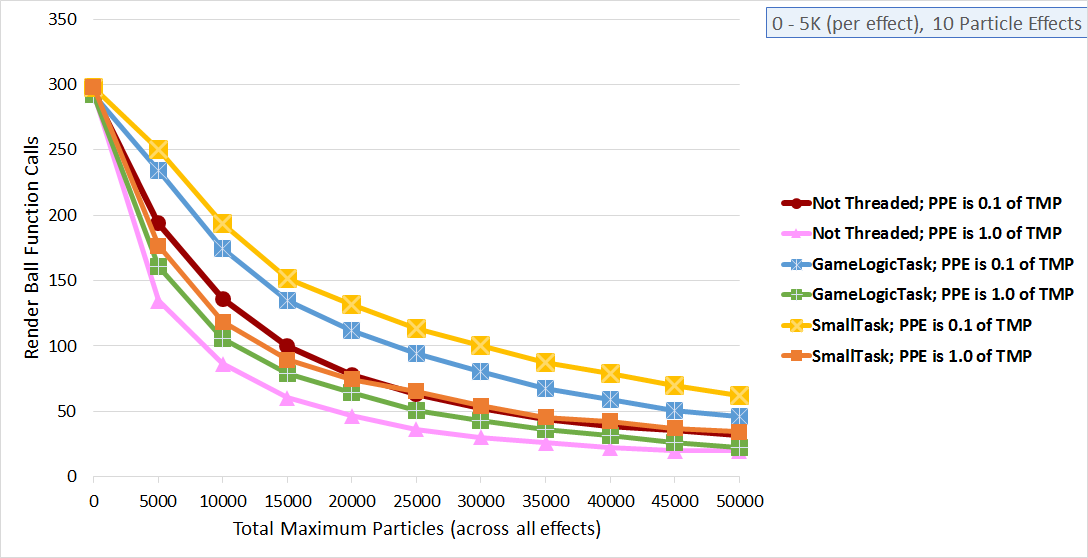
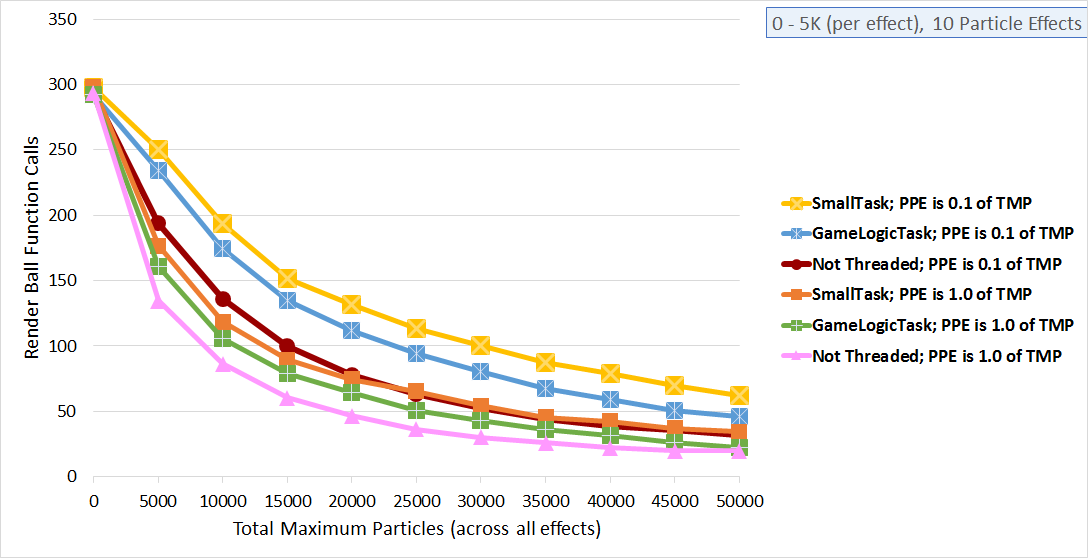
Layered file, before and after one edit (1088x558). Changes by layer:
added layer "Layer 4" above "Layer 3" over [84, 85, 1074, 457]
